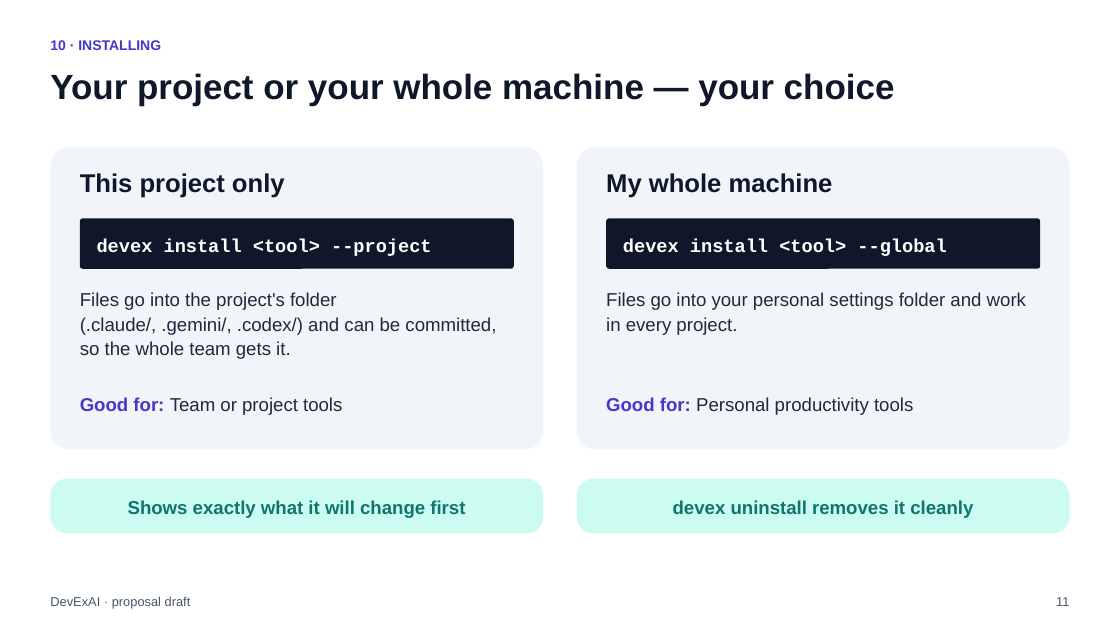
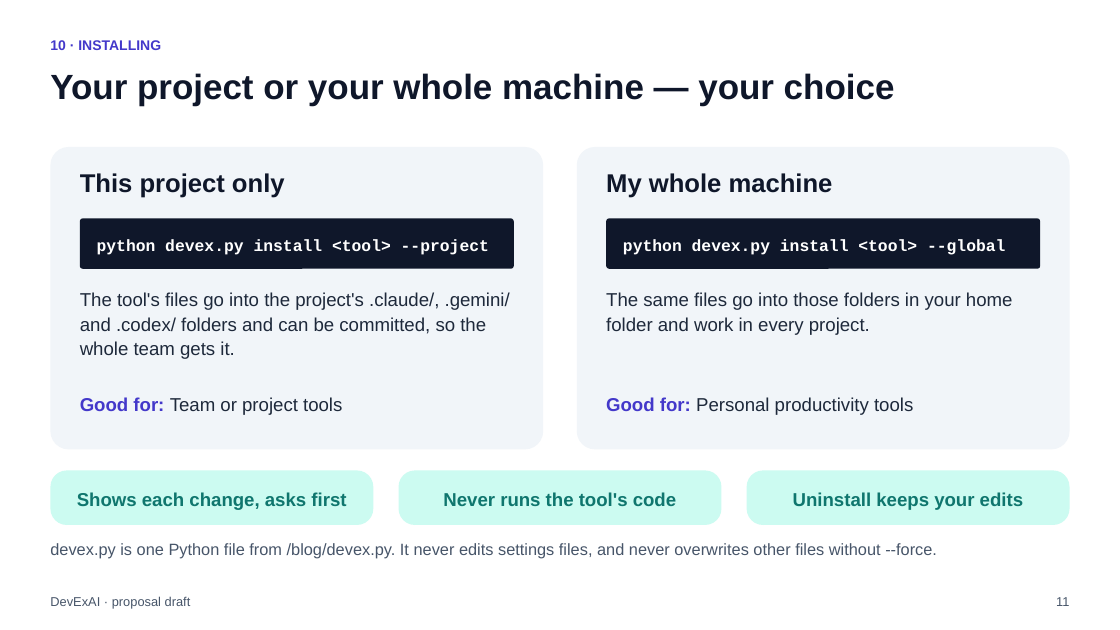
Before and after one commit to raghavsatyadev/DevExAI, a slide deck: slide 11 of DevExAI.pptx. Drawn at 1120x630 pixels with LibreOffice and Linux fonts; fonts in the diff are those of the drawing. Boxes give left, top, right and bottom in pixels: in the first picture for what was removed or moved away, otherwise in the second. Text is boxed around its words. In the diff, an @@ line names an element or a change of style, - is before the commit and + after.

```diff
--- a/DevExAI.pptx
+++ b/DevExAI.pptx
@@ text at (97,239,489,255): text changed; size 16 to 14 pt @@
-devex install <tool> --project
+python devex.py install <tool> --project
@@ text at (623,239,1005,255): text changed; size 16 to 14 pt @@
-devex install <tool> --global
+python devex.py install <tool> --global
@@ text at (80,292,510,359): text changed @@
-Files go into the project's folder (.claude/, .gemini/, .codex/) and can be committed, so the whole team gets it.
+The tool's files go into the project's .claude/, .gemini/ and .codex/ folders and can be committed, so the whole team gets it.
@@ text at (606,292,1013,335): text changed @@
-Files go into your personal settings folder and work in every project.
+The same files go into those folders in your home folder and work in every project.
@@ rounded rectangle: place and size @@
-rounded rectangle at (50,479,544,534)
+rounded rectangle at (50,471,373,525)
@@ rounded rectangle: place and size @@
-rounded rectangle at (577,479,1070,534)
+rounded rectangle at (398,471,721,525)
@@ rounded rectangle added at (747,471,1070,525), fill #CCFBF1 @@
@@ text at (77,492,346,510): text changed @@
-Shows exactly what it will change first
+Shows each change, asks first
@@ text added at (443,492,676,506), 16 pt, text #0F766E, bold @@
+Never runs the tool's code
@@ text removed at (673,500,973,518) @@
-devex uninstall removes it cleanly
@@ text added at (793,492,1023,510), 16 pt, text #0F766E, bold @@
+Uninstall keeps your edits
@@ text added at (50,543,937,559), 14 pt, text #475569 @@
+devex.py is one Python file from /blog/devex.py. It never edits settings files, and never overwrites other files without --force.
```
Also in this commit, not shown: 1 other file.
